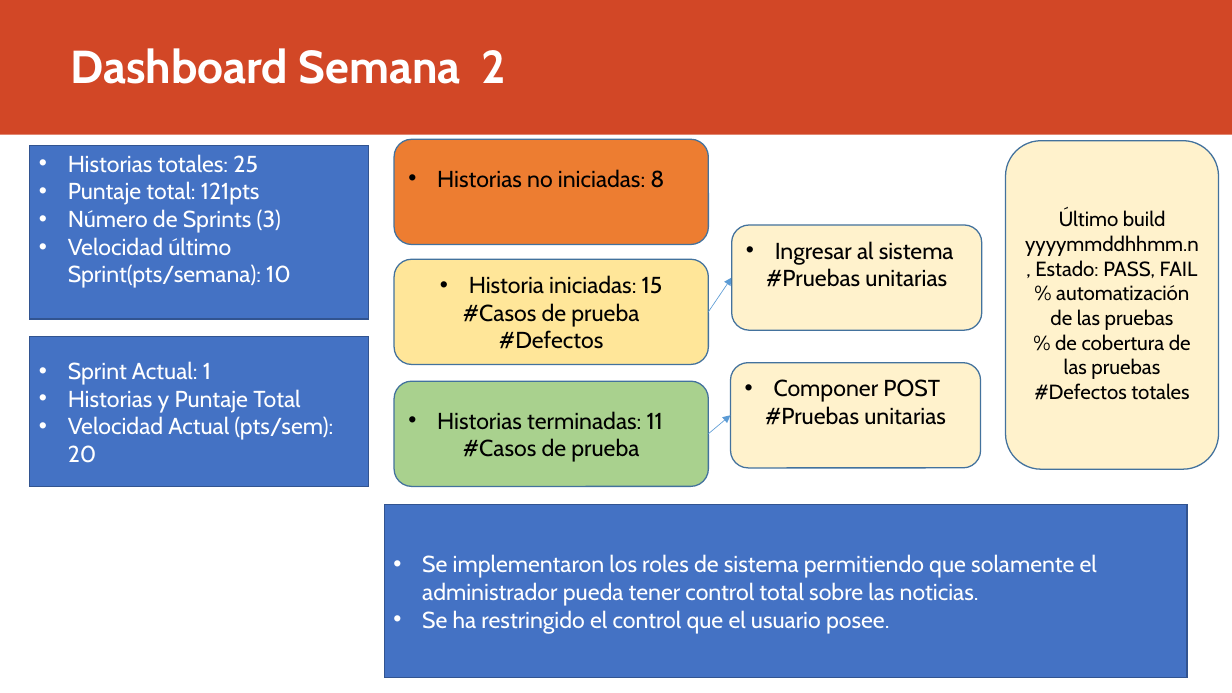
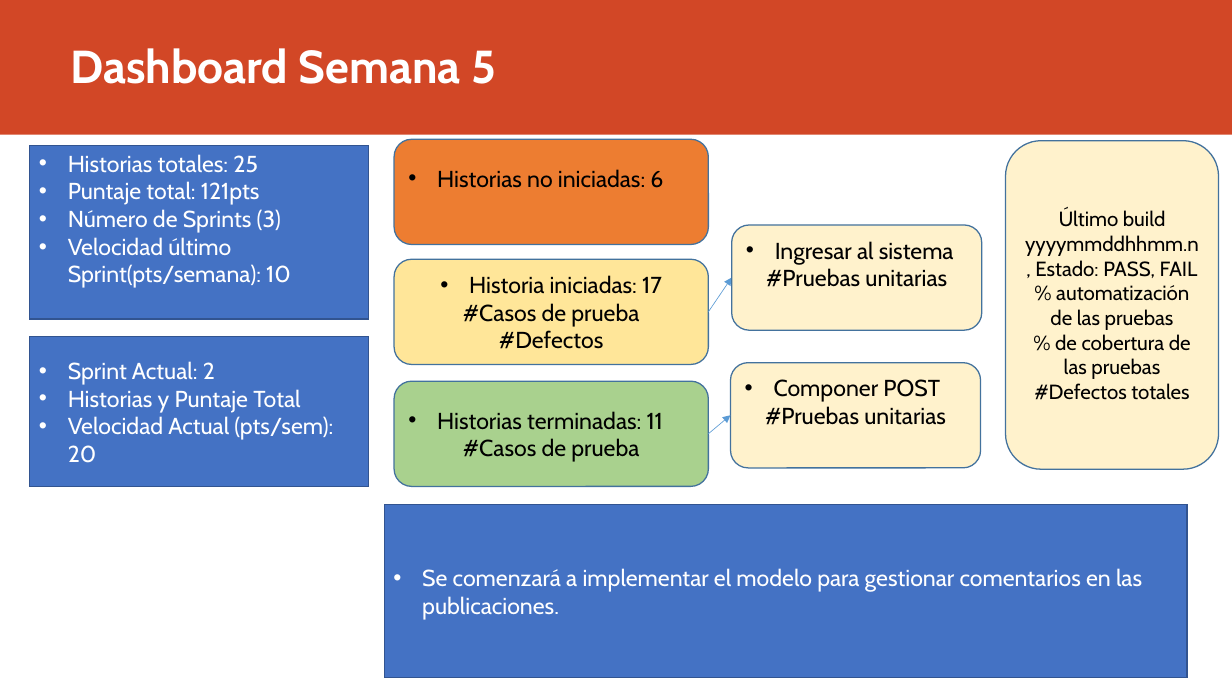
Before and after one commit to Danielacvd/ICF232_202010_GRUPO3-sw2, a slide deck: slide 2 of Monitoreo_Proyecto.pptx. Drawn at 1232x693 pixels with LibreOffice and Linux fonts; fonts in the diff are those of the drawing. Boxes give left, top, right and bottom in pixels: in the first picture for what was removed or moved away, otherwise in the second. Text is boxed around its words. In the diff, an @@ line names an element or a change of style, - is before the commit and + after.

Commit message:
Planificacion Sprint 2 - Comentarios

```diff
--- a/Monitoreo_Proyecto.pptx
+++ b/Monitoreo_Proyecto.pptx
@@ title at (x1=70, y1=48, x2=496, y2=84): text changed @@
-Dashboard Semana 2
+Dashboard Semana 5
@@ text in rounded rectangle at (x1=437, y1=169, x2=663, y2=188): text changed @@
-• Historias no iniciadas: 8
+• Historias no iniciadas: 6
@@ text in rounded rectangle at (x1=469, y1=275, x2=662, y2=294): text changed @@
-• Historia iniciadas: 15
+• Historia iniciadas: 17
@@ text in rectangle at (x1=68, y1=361, x2=215, y2=385): text changed @@
-• Sprint Actual: 1
+• Sprint Actual: 2
@@ text in rectangle at (x1=422, y1=568, x2=1142, y2=620): text changed @@
-• Se implementaron los roles de sistema permitiendo que solamente el administrador pueda tener control total sobre las noticias.
-• Se ha restringido el control que el usuario posee.
+• Se comenzará a implementar el modelo para gestionar comentarios en las publicaciones.
```
Also in this commit, not shown: 1 other slide changed, 1 other file.
